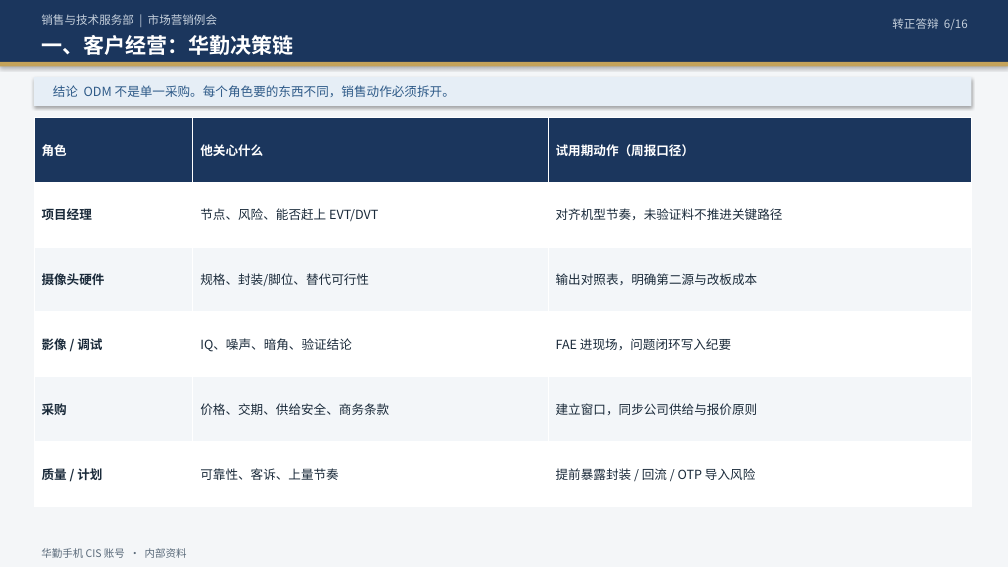
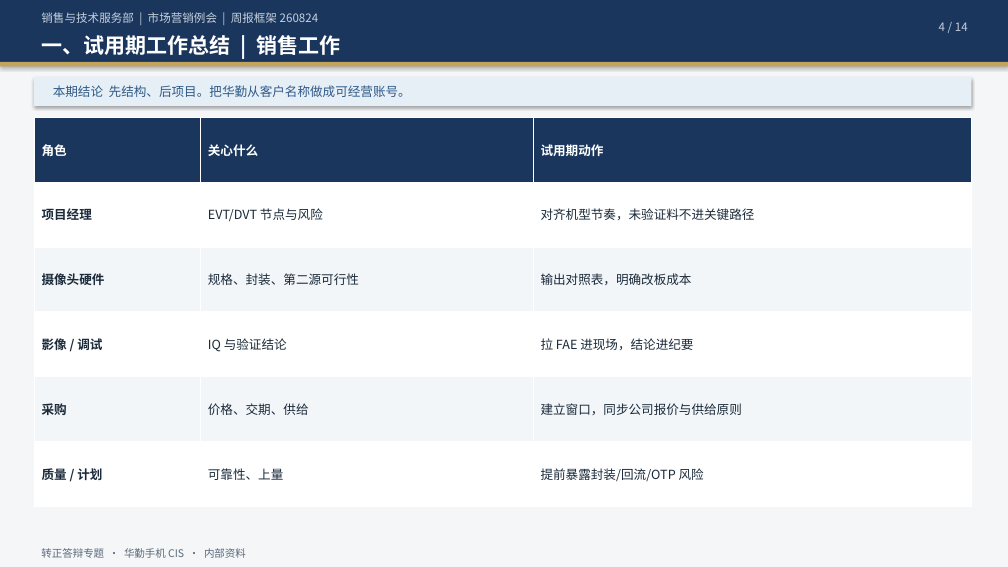
Before and after one commit to ChrisXiaoSu/git20260729, a slide deck: slide 4 of CIS销售经理-华勤手机业务-转正答辩.pptx (slide 6 before the commit). Drawn at 1008x567 pixels with LibreOffice and Linux fonts; fonts in the diff are those of the drawing. Boxes give left, top, right and bottom in pixels: in the first picture for what was removed or moved away, otherwise in the second. Text is boxed around its words. In the diff, an @@ line names an element or a change of style, - is before the commit and + after.

```diff
--- a/CIS销售经理-华勤手机业务-转正答辩.pptx
+++ b/CIS销售经理-华勤手机业务-转正答辩.pptx
@@ text at box(41, 12, 319, 23): text changed @@
-销售与技术服务部 | 市场营销例会
+销售与技术服务部 | 市场营销例会 | 周报框架 260824
@@ text at box(939, 22, 968, 31): text changed @@
-转正答辩 6/16
+4 / 14
@@ text at box(41, 35, 340, 55): text changed @@
-一、客户经营：华勤决策链
+一、试用期工作总结 | 销售工作
@@ text at box(53, 85, 411, 97): text changed @@
-结论 ODM 不是单一采购。每个角色要的东西不同，销售动作必须拆开。
+本期结论 先结构、后项目。把华勤从客户名称做成可经营账号。
@@ table at box(34, 117, 972, 507) @@
-row 1, column 2: 他关心什么
+row 1, column 2: 关心什么
-row 1, column 3: 试用期动作（周报口径）
+row 1, column 3: 试用期动作
-row 2, column 2: 节点、风险、能否赶上 EVT/DVT
+row 2, column 2: EVT/DVT 节点与风险
-row 2, column 3: 对齐机型节奏，未验证料不推进关键路径
+row 2, column 3: 对齐机型节奏，未验证料不进关键路径
-row 3, column 2: 规格、封装/脚位、替代可行性
+row 3, column 2: 规格、封装、第二源可行性
-row 3, column 3: 输出对照表，明确第二源与改板成本
+row 3, column 3: 输出对照表，明确改板成本
-row 4, column 2: IQ、噪声、暗角、验证结论
+row 4, column 2: IQ 与验证结论
-row 4, column 3: FAE 进现场，问题闭环写入纪要
+row 4, column 3: 拉 FAE 进现场，结论进纪要
-row 5, column 2: 价格、交期、供给安全、商务条款
+row 5, column 2: 价格、交期、供给
-row 5, column 3: 建立窗口，同步公司供给与报价原则
+row 5, column 3: 建立窗口，同步公司报价与供给原则
-row 6, column 2: 可靠性、客诉、上量节奏
+row 6, column 2: 可靠性、上量
-row 6, column 3: 提前暴露封装 / 回流 / OTP 导入风险
+row 6, column 3: 提前暴露封装/回流/OTP 风险
@@ text at box(41, 548, 246, 558): text changed @@
-华勤手机 CIS 账号 · 内部资料
+转正答辩专题 · 华勤手机 CIS · 内部资料
```
Also in this commit, not shown: 11 other slides changed, 2 slides added, 4 slides removed, 3 other files.
